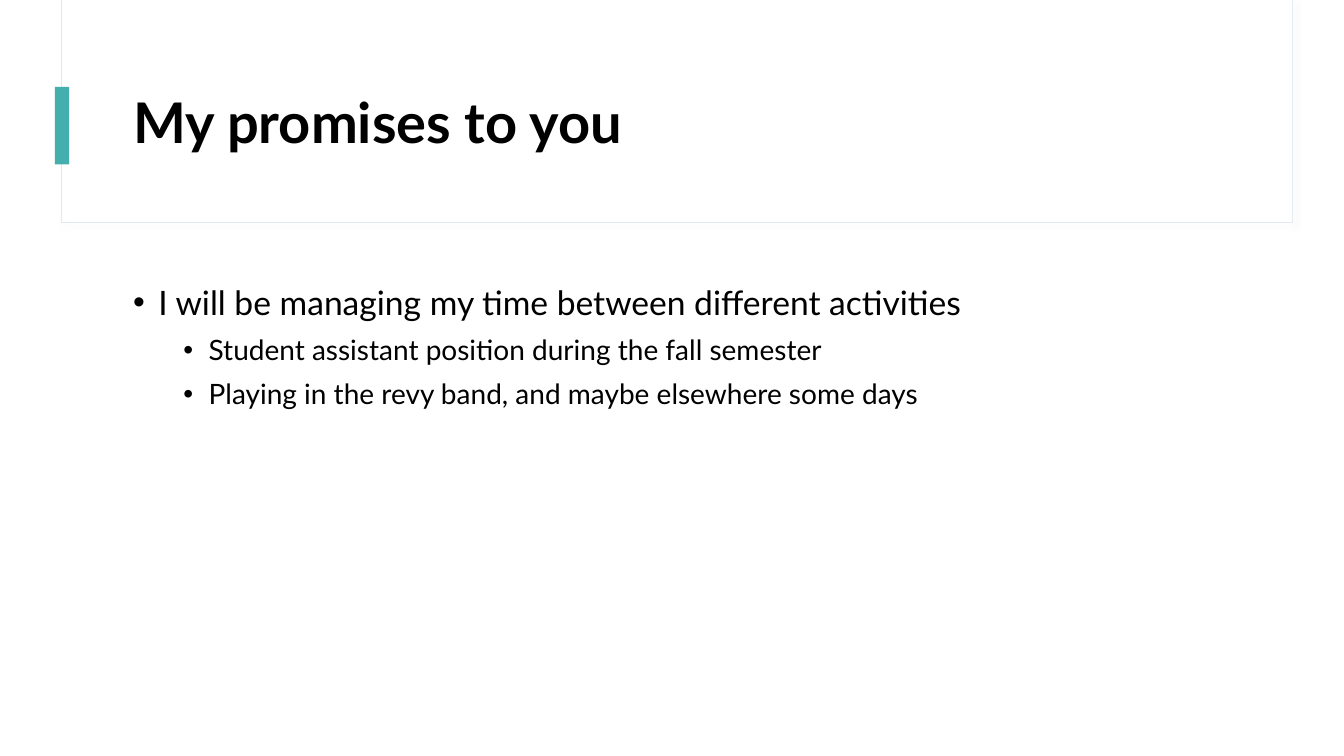
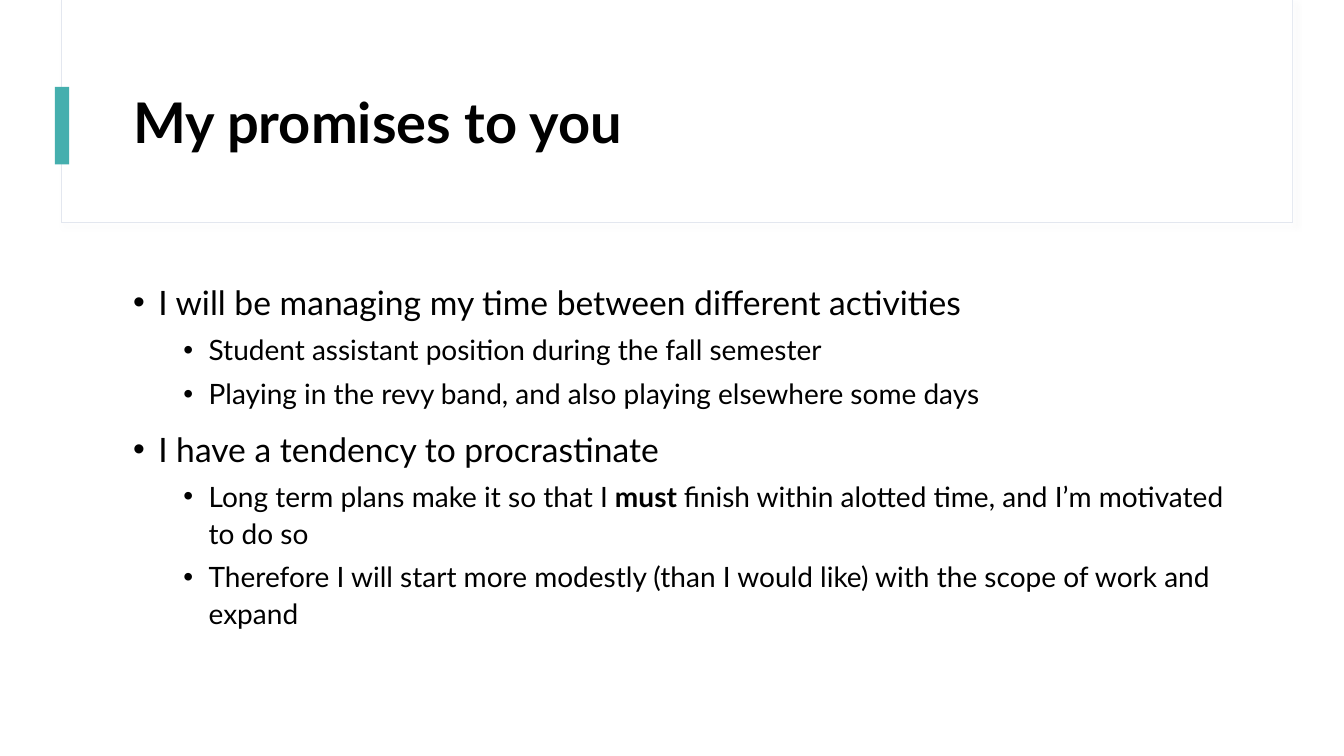
Before and after one commit to sjurmsc/MSC2023, a slide deck: slide 11 of Meeting Presentations/01.09.2022_Meeting.pptx (slide 9 before the commit). Drawn at 1344x756 pixels with LibreOffice and Linux fonts; fonts in the diff are those of the drawing. Boxes give left, top, right and bottom in pixels: in the first picture for what was removed or moved away, otherwise in the second. Text is boxed around its words. In the diff, an @@ line names an element or a change of style, - is before the commit and + after.

```diff
--- a/Meeting Presentations/01.09.2022_Meeting.pptx
+++ b/Meeting Presentations/01.09.2022_Meeting.pptx
@@ text at (158,383,1223,629): text changed @@
-  • Playing in the revy band, and maybe elsewhere some days
+  • Playing in the revy band, and also playing elsewhere some days
+• I have a tendency to procrastinate
+  • Long term plans make it so that I must finish within alotted time, and I’m motivated to do so
+  • Therefore I will start more modestly (than I would like) with the scope of work and expand
```
Also in this commit, not shown: 9 other slides changed, 4 slides added.
